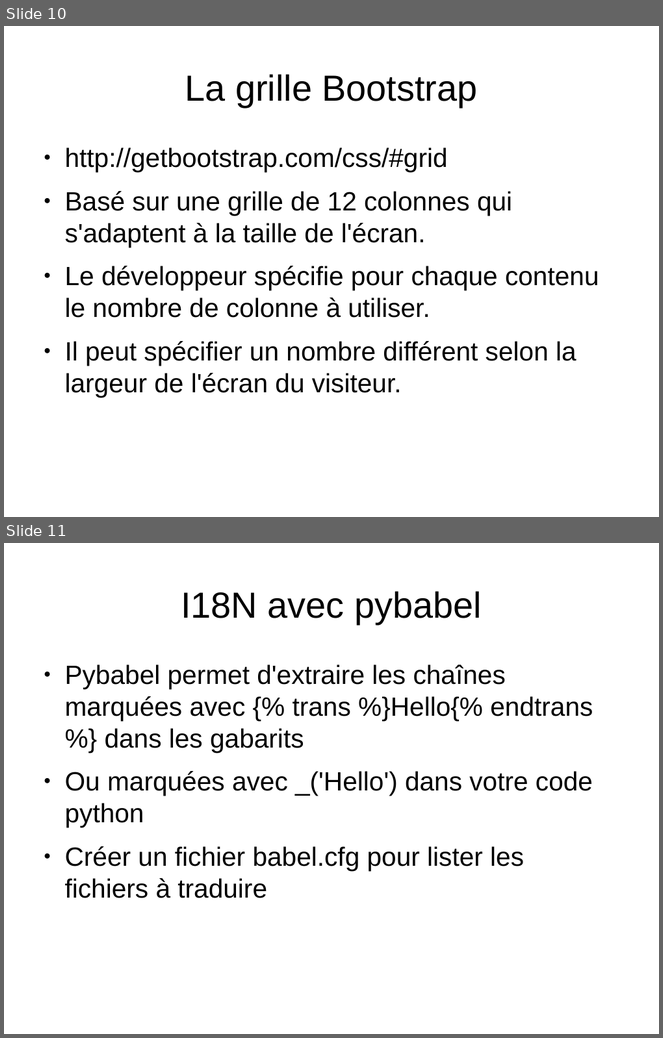
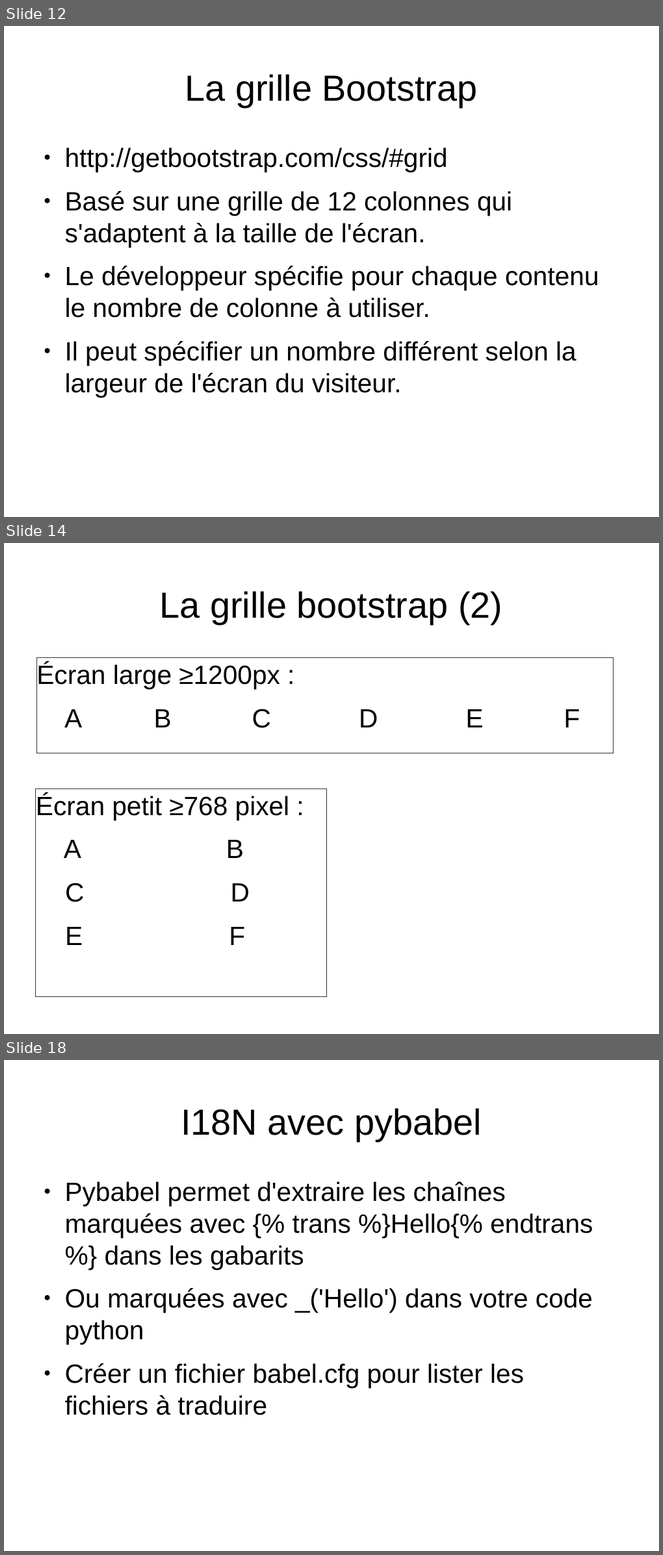
Before and after one commit to bdoin/jinja2-tutorial, a slide deck: presentation-fr.odp. Shown one above the other, each under a label of ours: slides 10 and 11 before the commit, slides 12, 14 and 18 after it; the slides between them are not shown. The pictures are 663x1038 and 663x1555 pixels, drawn with LibreOffice and Linux fonts; fonts in the diff are those of the drawing. Boxes give left, top, right and bottom in pixels: in the first picture for what was removed or moved away, otherwise in the second. Text is boxed around its words. In the diff, an @@ line names an element or a change of style, - is before the commit and + after.

```diff
--- a/presentation-fr.odp
+++ b/presentation-fr.odp
@@ slide 14 added at <box>4,543,659,1034</box>, background #FFFFFF @@
@@ title added at <box>160,591,503,624</box>, 44 pt, text #000000 @@
+La grille bootstrap (2)
@@ text added at <box>36,658,614,754</box>, outline #333333 0 pt, 32 pt, text #000000 @@
+Écran large ≥1200px :
+A B C D E F
@@ text added at <box>36,789,328,997</box>, outline #333333 0 pt, 32 pt, text #000000 @@
+Écran petit ≥768 pixel :
+A B
+C D
+E F
@@ what was slide 10 is now slide 12 @@
@@ what was slide 11 is now slide 18 @@
```
Also in this commit, not shown: 4 slides changed, 7 other slides added, 10 other files.
